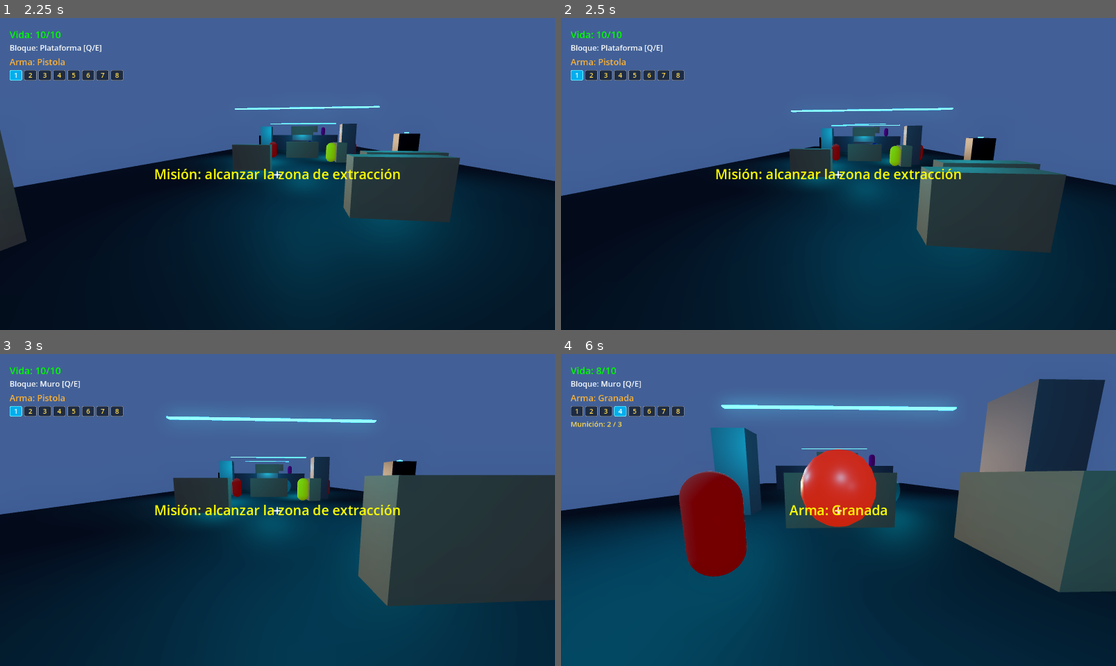
Above: before the commit, frames 1-4 (two rows, left to right).
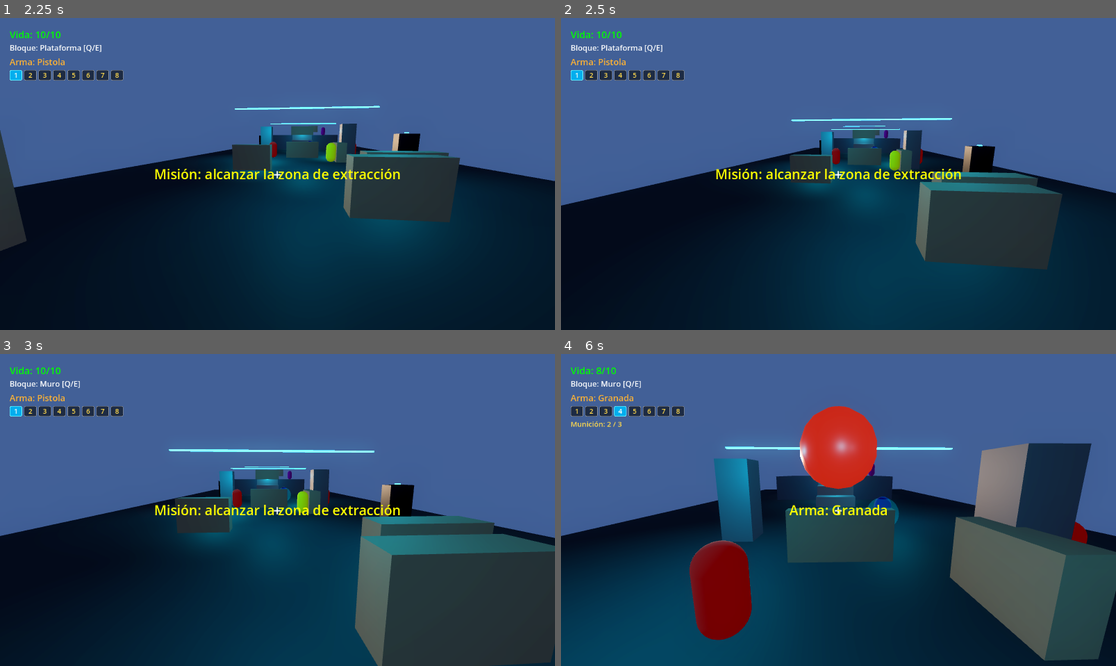
Above: after the commit, the same moments.

Repository: kilder16/NEXUS
Game: Godot game, scene res://scenes/ui/main_menu.tscn
Two runs of this game, one before a commit and one after it. Both use one fixed random seed, a clock stepped at 60 frames per second and the inputs below.
Inputs (mouse positions are in pixels of both pictures, inside the frame that each line leads up to):
- Up to frame 1 (2.25 s): tap Enter at 0.5 s; move the mouse to (399, 158) at 0.52 s; hold Right 0.53-1.25 s; hold Space 0.53-1.25 s; click (399, 158) at 0.67 s; click "JUGAR" at 1.25 s; tap Space at 2 s; move the mouse to (249, 174) at 2.02 s; hold Up from 2.03 s (still down); tap Q at 2.1 s
- Up to frame 2 (2.5 s): keep holding Up; tap Space at 2.27, 2.3 s
- Up to frame 3 (3 s): keep holding Up; tap Space at 2.57 s; move the mouse to (288, 503) at 2.77 s; hold Space from 2.78 s (still down); tap E at 2.85 s
- Up to frame 4 (6 s): keep holding Up; move the mouse to (832, 516) at 3.52 s; release Space at 3.53 s; tap 1 at 3.6 s; click (832, 516) at 3.67 s; tap Space at 3.77, 3.8, 4.07, 5.27, 5.3, 5.57 s; move the mouse to (877, 513) at 4.27 s; hold Space 4.28-5.03 s; tap 2 at 4.35 s; move the mouse to (794, 506) at 5.02 s; tap 3 at 5.1 s; move the mouse to (844, 510) at 5.77 s; hold Space from 5.78 s (still down); tap 4 at 5.85 s; click (844, 510) at 5.92 s

Frame 1 is identical in both runs. In frame 2, 5.9% of the frame differs, in the area x 0-100%, y 28-81%; in frame 3, 21%; in frame 4, 36%, in the area x 0-100%, y 8-99%.

Commit message:
feat(player): doble salto con SFX y VFX
Player puede saltar una segunda vez en el aire. Flag has_double_jumped
se setea al usar el segundo salto y se resetea cuando is_on_floor().
Velocidad del segundo salto = 0.9x del primero (un poco menor para
distinguir el feel).

Edge-detect del SPACE vía _space_held_prev: el segundo salto requiere
soltar y volver a apretar (no auto-rebota si el primer salto se hizo
con SPACE held). El primer salto mantiene su comportamiento original
(is_key_pressed + is_on_floor).

SFX "double_jump" generado procedural (sine sweep 600→1200 Hz, 80ms,
diferenciable del SFX de hit).

VFX: nuevo jump_puff.tscn (GPUParticles3D blanco, ~20 partículas que
caen levemente, lifetime 0.5s) instanciado en la posición del player
vía ParticleManager.spawn_jump_puff.

Co-Authored-By: Claude Opus 4.7 (1M context) <noreply@anthropic.com>

Diff:
--- /dev/null
+++ b/scenes/effects/jump_puff.tscn
@@ -0,0 +1,40 @@
+[gd_scene format=3 uid="uid://cdhewsejpksr5"]
+
+[ext_resource type="Script" path="res://scripts/effects/particle_auto_free.gd" id="1_autofree"]
+
+[sub_resource type="Gradient" id="grad_puff_inner"]
+offsets = PackedFloat32Array(0, 0.5, 1)
+colors = PackedColorArray(1, 1, 1, 0.9, 0.9, 0.95, 1, 0.5, 0.7, 0.8, 0.95, 0)
+
+[sub_resource type="GradientTexture1D" id="grad_puff"]
+gradient = SubResource("grad_puff_inner")
+
+[sub_resource type="ParticleProcessMaterial" id="proc_puff"]
+emission_shape = 1
+emission_sphere_radius = 0.3
+direction = Vector3(0, -1, 0)
+spread = 60.0
+initial_velocity_min = 2.0
+initial_velocity_max = 4.0
+gravity = Vector3(0, -1, 0)
+color = Color(1, 1, 1, 1)
+color_ramp = SubResource("grad_puff")
+scale_min = 0.15
+scale_max = 0.25
+
+[sub_resource type="SphereMesh" id="puff_drop"]
+radius = 0.08
+height = 0.16
+
+[node name="JumpPuff" type="Node3D"]
+script = ExtResource("1_autofree")
+lifetime_seconds = 0.5
+
+[node name="Particles" type="GPUParticles3D" parent="."]
+emitting = true
+amount = 20
+lifetime = 0.4
+one_shot = true
+explosiveness = 0.95
+process_material = SubResource("proc_puff")
+draw_pass_1 = SubResource("puff_drop")
--- a/scripts/player/player.gd
+++ b/scripts/player/player.gd
@@ -5,6 +5,14 @@
 var jump_velocity = 4.5
 var gravity = 9.8
 var mouse_sensitivity = 0.002
+
+# Doble salto: una segunda activación de salto en aire. Se consume al usarlo
+# y se resetea al tocar piso. _space_held_prev trackea el edge del input
+# para que el segundo salto requiera soltar y volver a apretar SPACE
+# (evita rebote auto si SPACE sigue held al saltar el primero).
+var has_double_jumped: bool = false
+var _space_held_prev: bool = false
+const DOUBLE_JUMP_VELOCITY_FACTOR: float = 0.9
 
 # === VIDA ===
 var max_health = 10
@@ -411,8 +419,24 @@
 	if not is_on_floor():
 		velocity.y -= gravity * delta
 
-	if Input.is_key_pressed(KEY_SPACE) and is_on_floor():
+	# Tracker de edge: detectar transición up→down del SPACE para que el
+	# segundo salto requiera soltar y re-apretar (no auto-rebota).
+	var space_held: bool = Input.is_key_pressed(KEY_SPACE)
+	var space_just_pressed: bool = space_held and not _space_held_prev
+	_space_held_prev = space_held
+
+	if space_held and is_on_floor():
 		velocity.y = jump_velocity
+	elif space_just_pressed and not is_on_floor() and not has_double_jumped:
+		velocity.y = jump_velocity * DOUBLE_JUMP_VELOCITY_FACTOR
+		has_double_jumped = true
+		AudioManager.play_sfx("double_jump")
+		ParticleManager.spawn_jump_puff(global_position)
+
+	# Reset del flag al pisar suelo (acá, no en is_on_floor branch arriba,
+	# para que sea claro que es post-physics).
+	if is_on_floor():
+		has_double_jumped = false
 
 	var input_dir = Vector2.ZERO
 	if Input.is_key_pressed(KEY_UP) or Input.is_key_pressed(KEY_W):
--- a/scripts/systems/audio_manager.gd
+++ b/scripts/systems/audio_manager.gd
@@ -71,6 +71,7 @@
 	_sfx_streams["empty_click"] = _ensure_stream(SFX_DIR + "empty_click.wav", _gen_empty_click)
 	_sfx_streams["explosion"] = _ensure_stream(SFX_DIR + "explosion.wav", _gen_explosion)
 	_sfx_streams["hitmarker_tick"] = _ensure_stream(SFX_DIR + "hitmarker_tick.wav", _gen_hitmarker_tick)
+	_sfx_streams["double_jump"] = _ensure_stream(SFX_DIR + "double_jump.wav", _gen_double_jump)
 	_sfx_streams["stab"] = _ensure_stream(SFX_DIR + "stab.wav", _gen_stab)
 	_sfx_streams["chop"] = _ensure_stream(SFX_DIR + "chop.wav", _gen_chop)
 	# saw_motor: stream loopeable. El importador de WAV de Godot descarta
@@ -414,6 +415,24 @@
 		_write_sample(data, i, s * 0.85)
 	return _build_stream(data, sr)
 
+func _gen_double_jump() -> AudioStreamWAV:
+	# "Whoosh" agudo para el segundo salto. Sine sweep 600→1200 Hz con
+	# envolvente rápida (~80 ms). Diferenciable del SFX de hit (más grave).
+	var sr := 44100
+	var dur := 0.08
+	var n := int(sr * dur)
+	var data := PackedByteArray()
+	data.resize(n * 2)
+	var phase: float = 0.0
+	for i in range(n):
+		var t: float = float(i) / sr
+		var freq: float = lerp(600.0, 1200.0, t / dur)
+		phase += TAU * freq / sr
+		var env: float = _env_ad(t, 0.003, 0.040)
+		var s: float = sin(phase) * env * 0.55
+		_write_sample(data, i, s)
+	return _build_stream(data, sr)
+
 func _gen_hitmarker_tick() -> AudioStreamWAV:
 	# Tick agudo corto para confirmar hit en enemigo. Sine 2500 Hz con
 	# envolvente attack-decay muy rápido. Bajo volumen para no enmascarar
--- a/scripts/systems/particle_manager.gd
+++ b/scripts/systems/particle_manager.gd
@@ -7,6 +7,7 @@
 const IMPACT_WALL := preload("res://scenes/effects/impact_wall.tscn")
 const BLOOD_SPLATTER := preload("res://scenes/effects/blood_splatter.tscn")
 const ENEMY_DEATH_FX := preload("res://scenes/effects/enemy_death_fx.tscn")
+const JUMP_PUFF := preload("res://scenes/effects/jump_puff.tscn")
 
 const VIGNETTE_PEAK: float = 0.7
 const VIGNETTE_DURATION: float = 0.3
@@ -36,6 +37,11 @@
 
 func spawn_enemy_death(pos: Vector3) -> void:
 	var inst: Node3D = ENEMY_DEATH_FX.instantiate()
+	_add_to_world(inst)
+	inst.global_position = pos
+
+func spawn_jump_puff(pos: Vector3) -> void:
+	var inst: Node3D = JUMP_PUFF.instantiate()
 	_add_to_world(inst)
 	inst.global_position = pos
 
